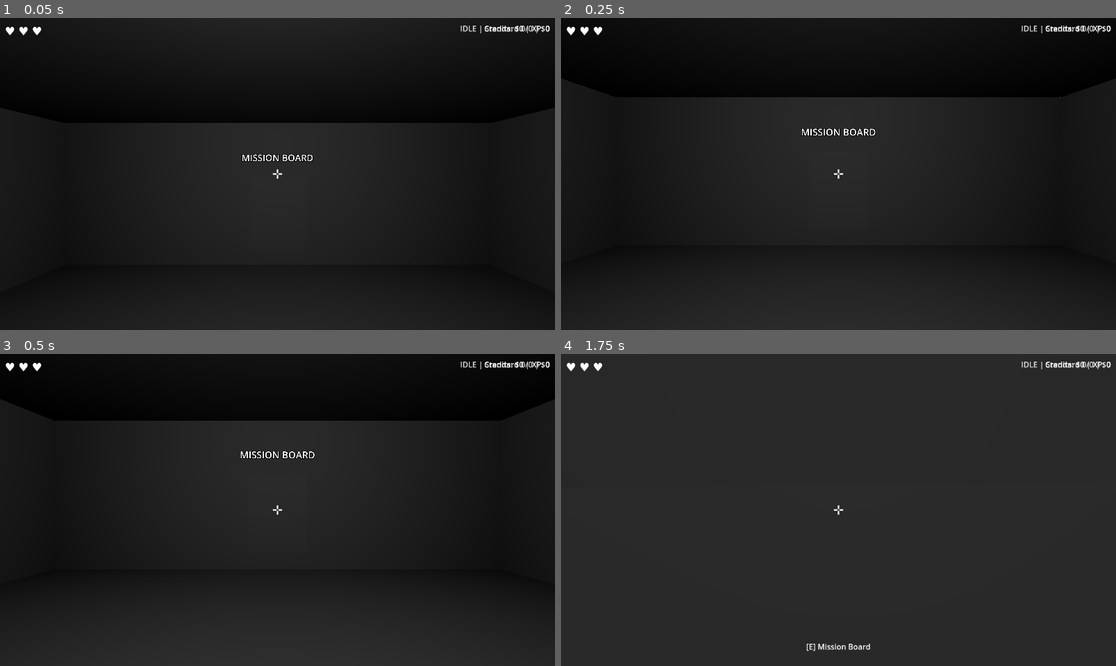
Above: before the commit, frames 1-4 (two rows, left to right).
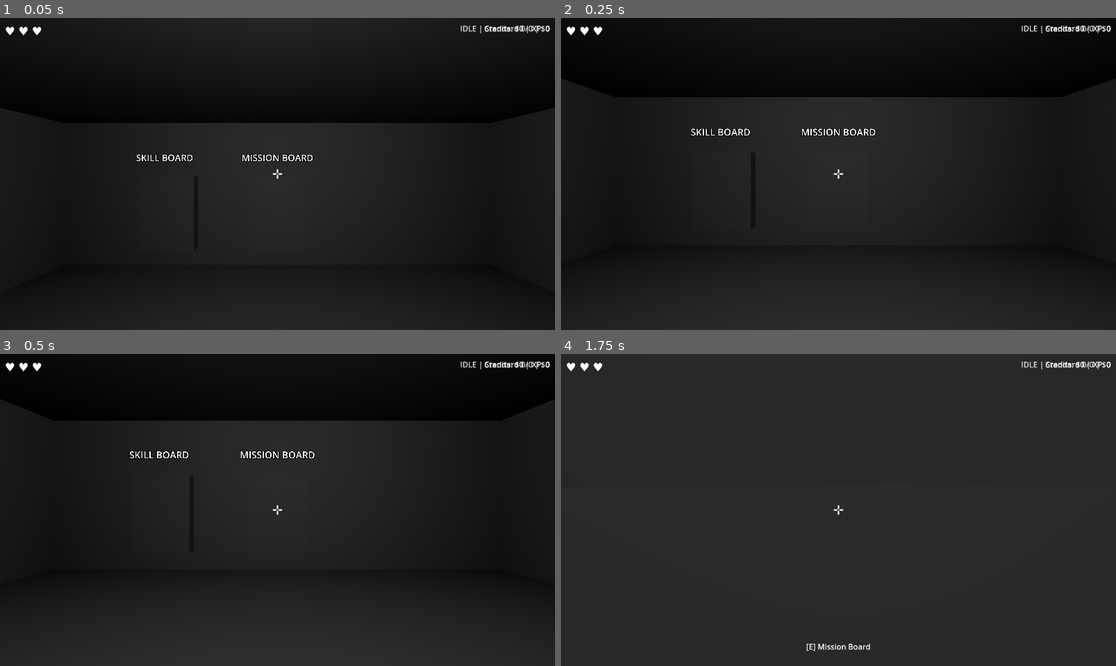
Above: after the commit, the same moments.

Repository: artemiiShabanov/UntitledSniperGame
Game: Godot game, scene res://scenes/hub/hub.tscn
Same seed, same stepped clock (60 frames per second), same inputs: the game is played once before the commit and once after it. This scene is started directly instead of the project's main scene.
Inputs (mouse positions are in pixels of both pictures, inside the frame that each line leads up to):
- Up to frame 1 (0.05 s): no input
- Up to frame 2 (0.25 s): no input
- Up to frame 3 (0.5 s): no input
- Up to frame 4 (1.75 s): tap Enter at 0.5 s; move the mouse to (866, 510) at 0.52 s; hold E (interact) 0.53-1.28 s; hold W (move_forward) from 0.53 s (still down); tap Space (jump) at 0.77, 1.07, 1.52, 1.55 s; click (866, 510) at 0.8 s; move the mouse to (810, 510) at 1.27 s; click (810, 510) at 1.35 s

The runs differ from the first frame. In frame 1, 0.1% of the frame differs, in the area x 24-35%, y 43-47%; in frame 2, 0.2%; in frame 3, 0.2%, in the area x 23-35%, y 31-34%; in frame 4, nothing differs.

Commit message:
F6.3: Player skill unlocks — XP sink with 4 passive abilities
PlayerSkill resource + SkillRegistry autoload with Iron Lungs (+2s breath),
Quick Hands (20% faster reload), Zipline Runner (stored for later), and
Last Stand (+1 life). SaveManager tracks owned skills, weapon applies
breath/reload bonuses after mods, RunManager grants bonus lives on deploy.
SkillShop hub panel + SkillBoard station.

Co-Authored-By: Claude Opus 4.6 <noreply@anthropic.com>

Diff:
--- a/project.godot
+++ b/project.godot
@@ -20,6 +20,7 @@
 SaveManager="*res://scripts/systems/save_manager.gd"
 RunManager="*res://scripts/systems/run_manager.gd"
 ModRegistry="*res://scripts/data/mod_registry.gd"
+SkillRegistry="*res://scripts/data/skill_registry.gd"
 SettingsManager="*res://scripts/ui/settings_manager.gd"
 PauseMenu="*res://scenes/ui/pause_menu.tscn"
 
--- a/scenes/hub/hub.tscn
+++ b/scenes/hub/hub.tscn
@@ -9,6 +9,8 @@
 [ext_resource type="Script" uid="uid://bny6a12nat13f" path="res://scripts/hub/loadout_panel.gd" id="7_loadout"]
 [ext_resource type="Script" uid="uid://caf273t4815bh" path="res://scripts/hub/mod_shop.gd" id="8_mod_shop"]
 [ext_resource type="Script" uid="uid://iye08sxbqpay" path="res://scripts/hub/mod_bench.gd" id="9_mod_bench"]
+[ext_resource type="Script" path="res://scripts/hub/skill_shop.gd" id="10_skill_shop"]
+[ext_resource type="Script" path="res://scripts/hub/skill_board.gd" id="11_skill_board"]
 
 [sub_resource type="BoxShape3D" id="BoxShape3D_station1"]
 size = Vector3(1.5, 2, 0.3)
@@ -109,6 +111,21 @@
 [node name="Label3D" type="Label3D" parent="SaveTerminal"]
 transform = Transform3D(1, 0, 0, 0, 1, 0, 0, 0, 1, 0, 1.5, 0.2)
 text = "SAVE"
+font_size = 48
+
+[node name="SkillBoard" type="StaticBody3D" parent="."]
+transform = Transform3D(1, 0, 0, 0, 1, 0, 0, 0, 1, -3, 1.5, -5.85)
+script = ExtResource("11_skill_board")
+
+[node name="CollisionShape3D" type="CollisionShape3D" parent="SkillBoard"]
+shape = SubResource("BoxShape3D_station1")
+
+[node name="MeshInstance3D" type="CSGBox3D" parent="SkillBoard"]
+size = Vector3(1.5, 2, 0.3)
+
+[node name="Label3D" type="Label3D" parent="SkillBoard"]
+transform = Transform3D(1, 0, 0, 0, 1, 0, 0, 0, 1, 0, 1.5, 0.2)
+text = "SKILL BOARD"
 font_size = 48
 
 [node name="ModBench" type="StaticBody3D" parent="."]
@@ -343,4 +360,52 @@
 layout_mode = 2
 text = "Close"
 
+[node name="SkillShop" type="PanelContainer" parent="StationUI"]
+visible = false
+anchors_preset = 8
+anchor_left = 0.5
+anchor_top = 0.5
+anchor_right = 0.5
+anchor_bottom = 0.5
+offset_left = -250.0
+offset_top = -200.0
+offset_right = 250.0
+offset_bottom = 200.0
+grow_horizontal = 2
+grow_vertical = 2
+script = ExtResource("10_skill_shop")
+
+[node name="VBox" type="VBoxContainer" parent="StationUI/SkillShop"]
+layout_mode = 2
+theme_override_constants/separation = 8
+
+[node name="Title" type="Label" parent="StationUI/SkillShop/VBox"]
+layout_mode = 2
+theme_override_font_sizes/font_size = 24
+text = "SKILL UNLOCKS"
+horizontal_alignment = 1
+
+[node name="XPLabel" type="Label" parent="StationUI/SkillShop/VBox"]
+layout_mode = 2
+theme_override_font_sizes/font_size = 16
+text = "XP: 0"
+horizontal_alignment = 1
+
+[node name="HSeparator" type="HSeparator" parent="StationUI/SkillShop/VBox"]
+layout_mode = 2
+
+[node name="ScrollContainer" type="ScrollContainer" parent="StationUI/SkillShop/VBox"]
+layout_mode = 2
+size_flags_vertical = 3
+horizontal_scroll_mode = 0
+
+[node name="ItemList" type="VBoxContainer" parent="StationUI/SkillShop/VBox/ScrollContainer"]
+layout_mode = 2
+size_flags_horizontal = 3
+theme_override_constants/separation = 6
+
+[node name="CloseButton" type="Button" parent="StationUI/SkillShop/VBox"]
+layout_mode = 2
+text = "Close"
+
 [connection signal="pressed" from="StationUI/DeployPanel/VBox/CancelButton" to="." method="_close_active_panel"]
--- /dev/null
+++ b/scripts/data/player_skill.gd
@@ -0,0 +1,21 @@
+class_name PlayerSkill
+extends Resource
+## A permanent passive ability purchased with XP.
+
+@export var id: String = ""
+@export var skill_name: String = ""
+@export var description: String = ""
+@export var cost: int = 0  ## XP cost
+@export var effect_key: String = ""  ## Used by systems to check if skill is active
+@export var stat_bonus: Dictionary = {}  ## Optional stat modifiers (additive)
+
+
+static func create(p_id: String, p_name: String, p_desc: String, p_cost: int, p_effect: String, p_stats: Dictionary = {}) -> PlayerSkill:
+	var skill := PlayerSkill.new()
+	skill.id = p_id
+	skill.skill_name = p_name
+	skill.description = p_desc
+	skill.cost = p_cost
+	skill.effect_key = p_effect
+	skill.stat_bonus = p_stats
+	return skill
--- /dev/null
+++ b/scripts/data/skill_registry.gd
@@ -0,0 +1,53 @@
+extends Node
+## Skill Registry — autoloaded singleton.
+## Central catalog of all player skills.
+
+var _skills: Dictionary = {}  ## { id: PlayerSkill }
+
+
+func _ready() -> void:
+	_register_all()
+
+
+func get_skill(id: String) -> PlayerSkill:
+	return _skills.get(id, null)
+
+
+func get_all_skills() -> Array[PlayerSkill]:
+	var result: Array[PlayerSkill] = []
+	for skill: PlayerSkill in _skills.values():
+		result.append(skill)
+	return result
+
+
+## ── Skill Definitions ───────────────────────────────────────────────────────
+
+func _register_all() -> void:
+	_add(PlayerSkill.create(
+		"iron_lungs", "Iron Lungs",
+		"Hold breath 2 seconds longer while scoped.",
+		100, "longer_breath",
+		{"breath_max": 2.0}
+	))
+	_add(PlayerSkill.create(
+		"quick_hands", "Quick Hands",
+		"Reload 20% faster. Stacks with bolt modifications.",
+		150, "faster_reload",
+		{"reload_time_mult": 0.8}
+	))
+	_add(PlayerSkill.create(
+		"zipline_runner", "Zipline Runner",
+		"Traverse ziplines 40% faster.",
+		100, "faster_zipline",
+		{"zipline_speed_mult": 1.4}
+	))
+	_add(PlayerSkill.create(
+		"extra_life", "Last Stand",
+		"Start each run with one extra life.",
+		200, "extra_life",
+		{"bonus_lives": 1}
+	))
+
+
+func _add(skill: PlayerSkill) -> void:
+	_skills[skill.id] = skill
--- a/scripts/hub/hub.gd
+++ b/scripts/hub/hub.gd
@@ -11,12 +11,14 @@
 @onready var ammo_crate: Interactable = $AmmoCrate
 @onready var save_terminal: Interactable = $SaveTerminal
 @onready var mod_bench: Interactable = $ModBench
+@onready var skill_board: Interactable = $SkillBoard
 
 ## UI panels
 @onready var deploy_panel: Control = $StationUI/DeployPanel
 @onready var ammo_shop: Control = $StationUI/AmmoShop
 @onready var loadout_panel: Control = $StationUI/LoadoutPanel
 @onready var mod_shop: Control = $StationUI/ModShop
+@onready var skill_shop: Control = $StationUI/SkillShop
 @onready var save_feedback: Label = $StationUI/SaveFeedback
 
 ## Deploy UI
@@ -41,6 +43,8 @@
 	save_terminal.save_completed.connect(_on_save_completed)
 	mod_bench.mod_requested.connect(_on_mod_requested)
 	mod_shop.shop_closed.connect(_on_mod_shop_closed)
+	skill_board.skill_requested.connect(_on_skill_requested)
+	skill_shop.shop_closed.connect(_on_skill_shop_closed)
 
 	# Loadout panel signals
 	loadout_panel.deploy_confirmed.connect(_on_loadout_confirmed)
@@ -54,6 +58,7 @@
 	ammo_shop.visible = false
 	loadout_panel.visible = false
 	mod_shop.visible = false
+	skill_shop.visible = false
 	save_feedback.visible = false
 
 	_load_level_list()
@@ -178,6 +183,17 @@
 	_close_active_panel()
 
 
+## ── Skill Board ─────────────────────────────────────────────────────────
+
+func _on_skill_requested() -> void:
+	skill_shop.open()
+	_open_panel(skill_shop)
+
+
+func _on_skill_shop_closed() -> void:
+	_close_active_panel()
+
+
 ## ── Save Terminal ────────────────────────────────────────────────────────────
 
 func _on_save_completed() -> void:
--- /dev/null
+++ b/scripts/hub/skill_board.gd
@@ -0,0 +1,12 @@
+extends Interactable
+## Skill Board station — opens skill unlock UI.
+
+signal skill_requested
+
+
+func interact(player: CharacterBody3D) -> void:
+	skill_requested.emit()
+
+
+func get_interact_prompt() -> String:
+	return "[E] Skill Board"
--- /dev/null
+++ b/scripts/hub/skill_shop.gd
@@ -0,0 +1,80 @@
+extends Control
+## Skill Shop panel — browse and unlock player skills with XP.
+
+signal shop_closed
+
+@onready var xp_label: Label = $VBox/XPLabel
+@onready var item_list: VBoxContainer = $VBox/ScrollContainer/ItemList
+@onready var close_btn: Button = $VBox/CloseButton
+
+
+func _ready() -> void:
+	close_btn.pressed.connect(func(): shop_closed.emit())
+
+
+func open() -> void:
+	visible = true
+	_refresh()
+
+
+func _refresh() -> void:
+	_update_xp_label()
+	_rebuild_skill_list()
+
+
+func _update_xp_label() -> void:
+	xp_label.text = "XP: %d" % SaveManager.get_xp()
+
+
+func _rebuild_skill_list() -> void:
+	for child in item_list.get_children():
+		child.queue_free()
+
+	var skills := SkillRegistry.get_all_skills()
+	for skill in skills:
+		var row := _build_skill_row(skill)
+		item_list.add_child(row)
+
+
+func _build_skill_row(skill: PlayerSkill) -> PanelContainer:
+	var panel := PanelContainer.new()
+	var hbox := HBoxContainer.new()
+	hbox.add_theme_constant_override("separation", 12)
+	panel.add_child(hbox)
+
+	var owned: bool = SaveManager.has_skill(skill.id)
+
+	# Left: info
+	var info_vbox := VBoxContainer.new()
+	info_vbox.size_flags_horizontal = Control.SIZE_EXPAND_FILL
+
+	var name_label := Label.new()
+	name_label.text = skill.skill_name
+	if owned:
+		name_label.text += "  [UNLOCKED]"
+		name_label.add_theme_color_override("font_color", Color(0.3, 1.0, 0.3))
+	info_vbox.add_child(name_label)
+
+	var desc_label := Label.new()
+	desc_label.text = skill.description
+	desc_label.add_theme_color_override("font_color", Color(0.6, 0.6, 0.6))
+	desc_label.add_theme_font_size_override("font_size", 12)
+	info_vbox.add_child(desc_label)
+
+	hbox.add_child(info_vbox)
+
+	# Right: buy button
+	if not owned:
+		var buy_btn := Button.new()
+		buy_btn.text = "%d XP" % skill.cost
+		buy_btn.custom_minimum_size = Vector2(80, 0)
+		buy_btn.disabled = SaveManager.get_xp() < skill.cost
+		buy_btn.pressed.connect(_on_buy.bind(skill))
+		hbox.add_child(buy_btn)
+
+	return panel
+
+
+func _on_buy(skill: PlayerSkill) -> void:
+	if SaveManager.purchase_skill(skill.id, skill.cost):
+		_refresh()
--- a/scripts/player/weapon.gd
+++ b/scripts/player/weapon.gd
@@ -104,6 +104,7 @@
 ## ── Modifications ────────────────────────────────────────────────────────────
 
 func apply_modifications() -> void:
+	# Apply equipped mods
 	var loadout: Dictionary = SaveManager.get_equipped_loadout()
 	for slot: String in loadout:
 		var mod: RifleMod = ModRegistry.get_mod(loadout[slot])
@@ -112,6 +113,15 @@
 		for prop: String in mod.stat_overrides:
 			if prop in self:
 				set(prop, mod.stat_overrides[prop])
+
+	# Apply skill bonuses (after mods so they stack)
+	var breath_bonus: float = SaveManager.get_skill_stat_bonus("breath_max")
+	if breath_bonus > 0.0:
+		breath_max += breath_bonus
+
+	var reload_mult: float = SaveManager.get_skill_stat_bonus("reload_time_mult")
+	if reload_mult > 0.0:
+		reload_time *= reload_mult
 
 
 func _process(delta: float) -> void:
--- a/scripts/systems/run_manager.gd
+++ b/scripts/systems/run_manager.gd
@@ -115,6 +115,8 @@
 
 	# Reset run state
 	max_lives = default_lives
+	var bonus_lives: int = int(SaveManager.get_skill_stat_bonus("bonus_lives"))
+	max_lives += bonus_lives
 	lives = max_lives
 	is_dead = false
 	run_credits = 0
--- a/scripts/systems/save_manager.gd
+++ b/scripts/systems/save_manager.gd
@@ -174,6 +174,49 @@
 func get_equipped_loadout() -> Dictionary:
 	var mods: Dictionary = data.get("modifications", {})
 	return mods.get("equipped", {}).duplicate()
+
+
+## ── Skills ──────────────────────────────────────────────────────────────────
+
+func has_skill(id: String) -> bool:
+	var skills: Array = data.get("skills", [])
+	return id in skills
+
+
+func purchase_skill(id: String, xp_cost: int) -> bool:
+	if has_skill(id) or get_xp() < xp_cost:
+		return false
+	add_xp(-xp_cost)
+	var skills: Array = data.get("skills", [])
+	skills.append(id)
+	data["skills"] = skills
+	save()
+	return true
+
+
+func get_owned_skills() -> Array:
+	return data.get("skills", [])
+
+
+func has_skill_effect(effect_key: String) -> bool:
+	## Check if any owned skill provides the given effect.
+	for skill_id in get_owned_skills():
+		var skill: PlayerSkill = SkillRegistry.get_skill(skill_id)
+		if skill and skill.effect_key == effect_key:
+			return true
+	return false
+
+
+func get_skill_stat_bonus(stat_key: String, default: float = 0.0) -> float:
+	## Sum all skill bonuses for a given stat key.
+	var total := 0.0
+	for skill_id in get_owned_skills():
+		var skill: PlayerSkill = SkillRegistry.get_skill(skill_id)
+		if skill and skill.stat_bonus.has(stat_key):
+			total += skill.stat_bonus[stat_key]
+	if total == 0.0:
+		return default
+	return total
 
 
 ## ── Run stats aggregation ───────────────────────────────────────────────────
Not shown: 1 places in scenes/hub/hub.tscn that only renumber resources
Not shown, changed: PLAN.md
